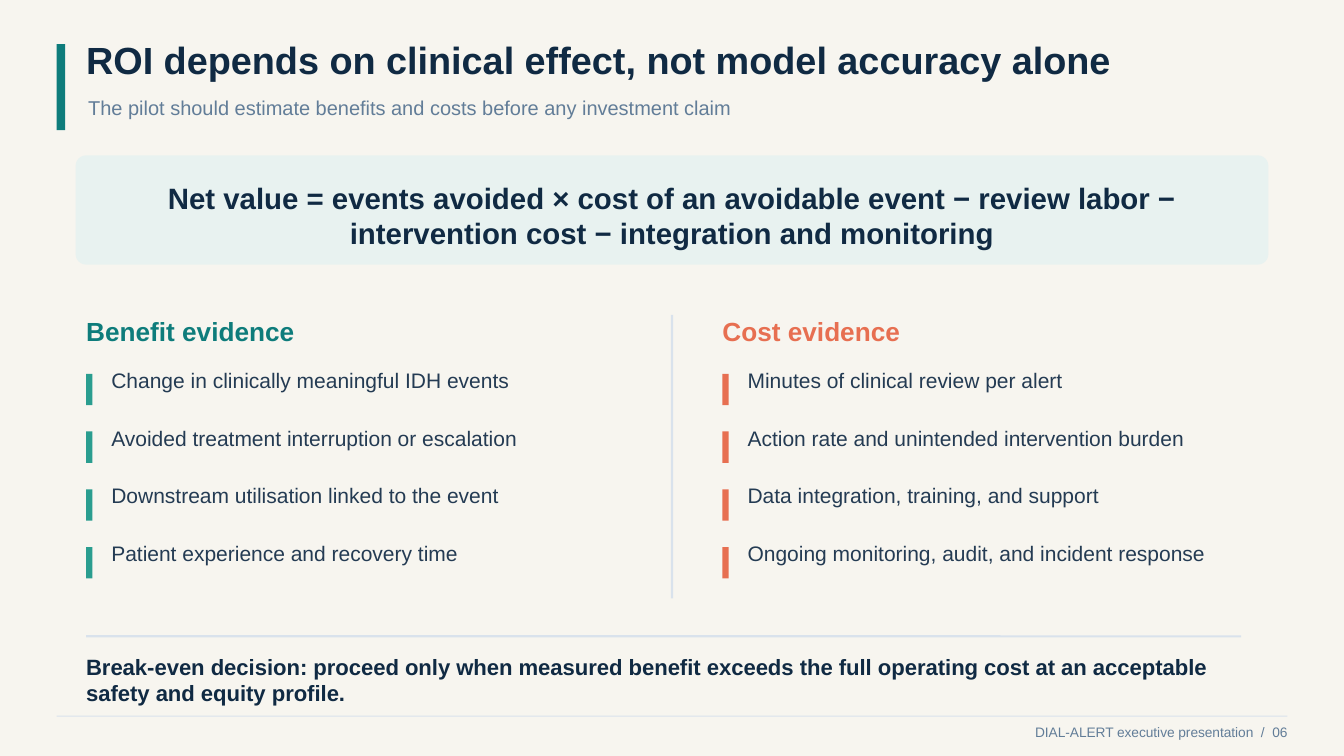
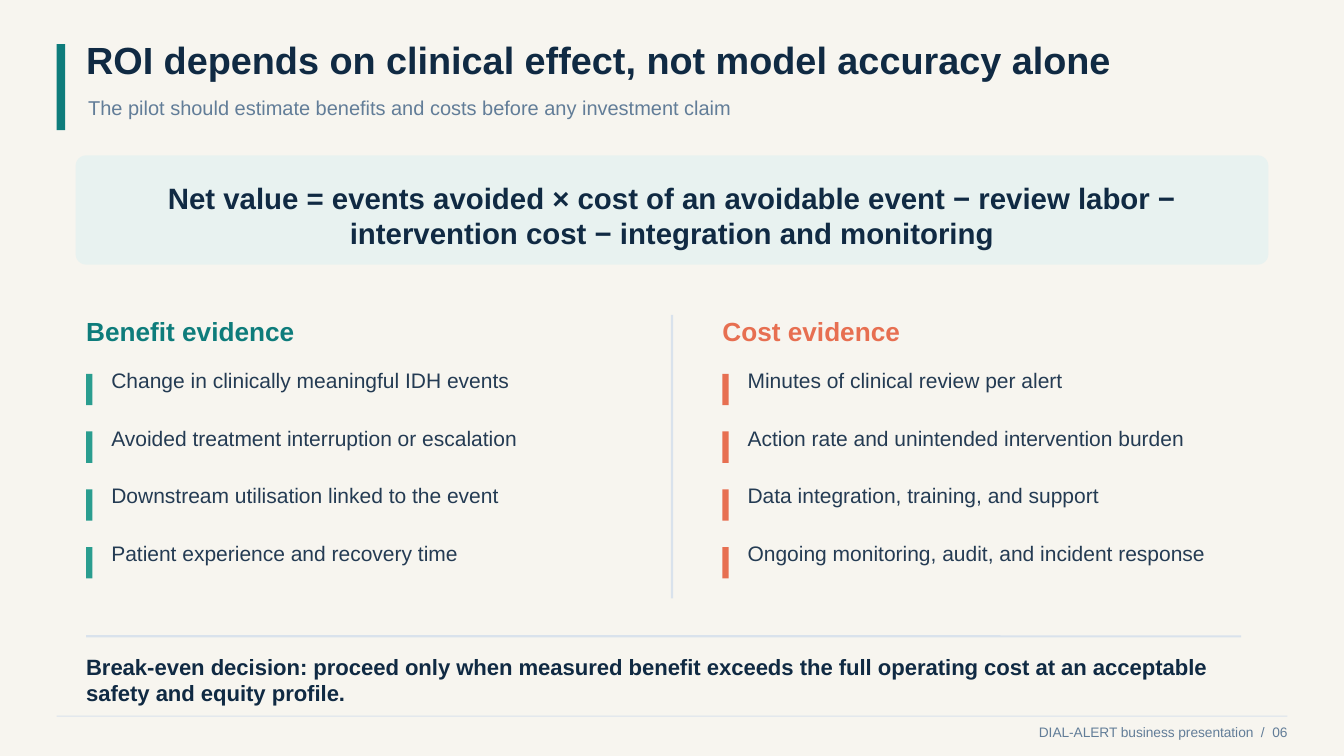
Before and after one commit to guillanofg/DIAL-ALERT, a slide deck: slide 6 of reports/Franklin_Guillano_DIAL_ALERT_Business_Presentation.pptx. Drawn at 1344x756 pixels with LibreOffice and Linux fonts; fonts in the diff are those of the drawing. Boxes give left, top, right and bottom in pixels: in the first picture for what was removed or moved away, otherwise in the second. Text is boxed around its words. In the diff, an @@ line names an element or a change of style, - is before the commit and + after.

```diff
--- a/reports/Franklin_Guillano_DIAL_ALERT_Business_Presentation.pptx
+++ b/reports/Franklin_Guillano_DIAL_ALERT_Business_Presentation.pptx
@@ text at [1039, 727, 1287, 740]: text changed @@
-DIAL-ALERT executive presentation / 06
+DIAL-ALERT business presentation / 06
```
Also in this commit, not shown: 9 other slides changed, 1 slide added, 39 other files.
